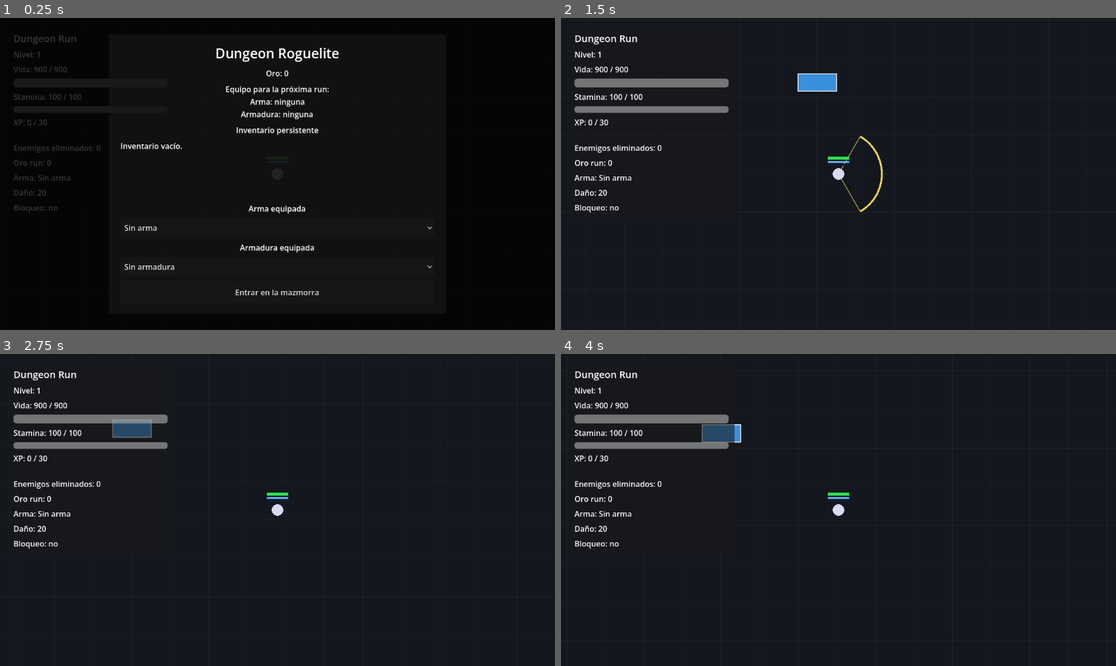
Above: before the commit, frames 1-4 (two rows, left to right).
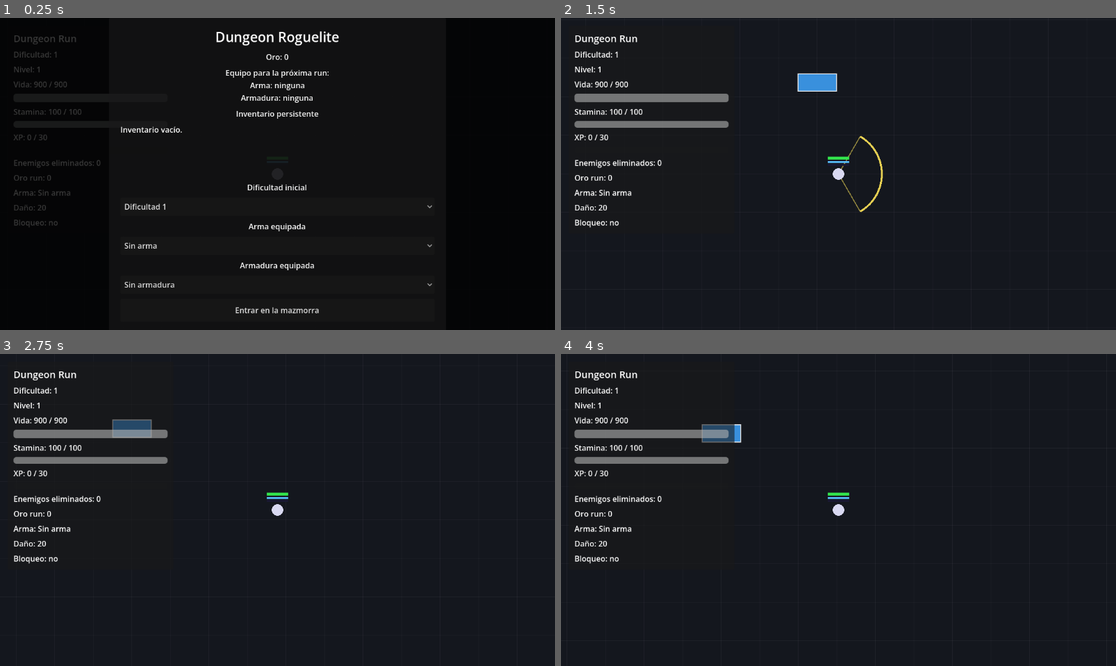
Above: after the commit, the same moments.

Repository: sergioHdz77/Dungeon-Project
Game: Godot game, scene res://scenes/core/main.tscn
The game is run twice, just before and just after one commit, with the same random seed, the same clock (stepped at 60 frames per second) and the same inputs.
Inputs:
- Up to frame 1 (0.25 s): no input
- Up to frame 2 (1.5 s): click "Entrar en la mazmorra" at 0.5 s; tap Enter at 1.25 s; hold D (move_right) from 1.28 s (still down); tap Space (attack) at 1.35 s
- Up to frame 3 (2.75 s): keep holding D (move_right); tap W (move_up) at 1.52, 2.27 s; tap Shift (block) at 2.1 s
- Up to frame 4 (4 s): release D (move_right) at 2.78 s; hold A (move_left) 2.78-3.53 s; tap E (interact) at 2.85 s; hold D (move_right) from 3.53 s (still down); tap Space (attack) at 3.6 s; tap W (move_up) at 3.77 s

The runs differ from the first frame. In frame 1, 4.0% of the frame differs, in the area x 2-78%, y 4-95%; in frame 2, 3.8%; in frame 3, 3.8%; in frame 4, 3.8%.

Commit message:
difficulty select

Diff:
--- a/scripts/core/main.gd
+++ b/scripts/core/main.gd
@@ -14,13 +14,21 @@
 # Estado de la run actual.
 var run_active: bool = false
 
+# Dificultad elegida en el menú para empezar una cadena de mazmorras.
+var selected_starting_difficulty: int = 1
+
+# Dificultad actual dentro de la cadena.
+var current_difficulty: int = 1
+
+# Dificultad máxima seleccionable desde el menú.
+# Más adelante puede depender de progreso/desbloqueos.
+var max_starting_difficulty: int = 3
+
 # Loot conseguido durante la run actual.
 # Si el jugador gana, pasa al inventario persistente.
 # Si el jugador muere, se pierde.
 var run_loot: Array[Dictionary] = []
 
-var current_difficulty: int = 1
-
 func _ready() -> void:
 	randomize()
 
@@ -68,6 +76,9 @@
 
 		if start_screen.has_signal("armor_selected"):
 			start_screen.armor_selected.connect(_on_armor_selected)
+
+		if start_screen.has_signal("difficulty_selected"):
+			start_screen.difficulty_selected.connect(_on_difficulty_selected)
 
 	if dungeon_complete_screen != null:
 		if dungeon_complete_screen.has_signal("return_home_pressed"):
@@ -108,7 +119,9 @@
 				weapon_options,
 				selected_weapon_id,
 				armor_options,
-				selected_armor_id
+				selected_armor_id,
+				selected_starting_difficulty,
+				max_starting_difficulty
 			)
 		else:
 			start_screen.visible = true
@@ -147,9 +160,8 @@
 	get_tree().paused = false
 	run_active = true
 
-	# La cadena de mazmorras empieza en dificultad 1.
-	# Más adelante esto vendrá de un selector de dificultad en el menú.
-	current_difficulty = 1
+	# La cadena de mazmorras empieza en la dificultad elegida.
+	current_difficulty = selected_starting_difficulty
 
 	# El loot temporal siempre empieza vacío al iniciar una cadena nueva.
 	run_loot.clear()
@@ -491,7 +503,8 @@
 		hud.update_hud(
 			player,
 			0,
-			0
+			0,
+			current_difficulty
 		)
 
 
@@ -642,3 +655,13 @@
 	var weapon_name: String = ItemDatabase.get_item_name(selected_weapon_id)
 
 	return "Equipo para la próxima run:\nArma: %s" % weapon_name
+
+
+func _on_difficulty_selected(difficulty: int) -> void:
+	selected_starting_difficulty = clamp(
+		difficulty,
+		1,
+		max_starting_difficulty
+	)
+
+	show_start_screen()
--- a/scripts/ui/dungeon_complete_screen.gd
+++ b/scripts/ui/dungeon_complete_screen.gd
@@ -36,18 +36,18 @@
 	overlay.add_child(center_container)
 
 	var panel := PanelContainer.new()
-	panel.custom_minimum_size = Vector2(680, 420)
+	panel.custom_minimum_size = Vector2(720, 520)
 	center_container.add_child(panel)
 
 	var margin := MarginContainer.new()
 	margin.add_theme_constant_override("margin_left", 28)
 	margin.add_theme_constant_override("margin_right", 28)
-	margin.add_theme_constant_override("margin_top", 28)
-	margin.add_theme_constant_override("margin_bottom", 28)
+	margin.add_theme_constant_override("margin_top", 24)
+	margin.add_theme_constant_override("margin_bottom", 24)
 	panel.add_child(margin)
 
 	var vbox := VBoxContainer.new()
-	vbox.add_theme_constant_override("separation", 18)
+	vbox.add_theme_constant_override("separation", 14)
 	margin.add_child(vbox)
 
 	var title := Label.new()
@@ -56,20 +56,28 @@
 	title.add_theme_font_size_override("font_size", 30)
 	vbox.add_child(title)
 
+	# El texto largo va dentro de un scroll para que no empuje los botones.
+	var info_scroll := ScrollContainer.new()
+	info_scroll.custom_minimum_size = Vector2(640, 270)
+	info_scroll.horizontal_scroll_mode = ScrollContainer.SCROLL_MODE_DISABLED
+	info_scroll.vertical_scroll_mode = ScrollContainer.SCROLL_MODE_AUTO
+	vbox.add_child(info_scroll)
+
 	info_label = Label.new()
 	info_label.horizontal_alignment = HORIZONTAL_ALIGNMENT_CENTER
 	info_label.autowrap_mode = TextServer.AUTOWRAP_WORD_SMART
-	vbox.add_child(info_label)
+	info_label.size_flags_horizontal = Control.SIZE_EXPAND_FILL
+	info_scroll.add_child(info_label)
 
 	var return_button := Button.new()
 	return_button.text = "Volver a casa y asegurar recompensas"
-	return_button.custom_minimum_size = Vector2(440, 52)
+	return_button.custom_minimum_size = Vector2(460, 50)
 	return_button.pressed.connect(_on_return_button_pressed)
 	vbox.add_child(return_button)
 
 	var portal_button := Button.new()
 	portal_button.text = "Abrir portal a una mazmorra más difícil"
-	portal_button.custom_minimum_size = Vector2(440, 52)
+	portal_button.custom_minimum_size = Vector2(460, 50)
 	portal_button.pressed.connect(_on_portal_button_pressed)
 	vbox.add_child(portal_button)
 
@@ -83,7 +91,7 @@
 	if loot_text.is_empty():
 		loot_text = "- Ninguno"
 
-	info_label.text = "Has completado la mazmorra de dificultad %s.\n\nRecompensas en riesgo:\nOro acumulado: %s\nLoot acumulado:\n%s\n\nPuedes volver a casa para guardar todo, o abrir un portal a dificultad %s.\nSi mueres después, perderás todo lo acumulado y el equipo equipado." % [
+	info_label.text = "Has completado la mazmorra de dificultad %s.\n\nRECOMPENSAS EN RIESGO\nOro acumulado: %s\nLoot acumulado:\n%s\n\nOPCIONES\nVolver a casa:\n- Guardas todo el loot acumulado.\n- Guardas todo el oro acumulado.\n- Conservas el equipo equipado.\n\nAbrir portal:\n- Entras en una mazmorra de dificultad %s.\n- Las recompensas serán mejores.\n- Nada se guarda todavía.\n- Si mueres, pierdes equipo equipado, loot acumulado y oro acumulado." % [
 		current_difficulty,
 		run_gold,
 		loot_text,
--- a/scripts/ui/hud_ui.gd
+++ b/scripts/ui/hud_ui.gd
@@ -8,6 +8,7 @@
 # para no tener que tocar Main todavía, pero ignora remaining_time y meta_savings.
 
 var title_label: Label = null
+var difficulty_label: Label = null
 var level_label: Label = null
 var kills_label: Label = null
 var run_gold_label: Label = null
@@ -41,7 +42,7 @@
 	root.offset_left = 16
 	root.offset_top = 16
 	root.offset_right = 360
-	root.offset_bottom = 360
+	root.offset_bottom = 380
 	add_child(root)
 
 	# Panel de fondo del HUD.
@@ -66,6 +67,10 @@
 	title_label.add_theme_font_size_override("font_size", 20)
 	vbox.add_child(title_label)
 
+	difficulty_label = Label.new()
+	difficulty_label.add_theme_font_size_override("font_size", 16)
+	vbox.add_child(difficulty_label)
+
 	level_label = Label.new()
 	vbox.add_child(level_label)
 
@@ -112,7 +117,12 @@
 	vbox.add_child(block_label)
 
 
-func update_hud(player: Node, _remaining_time: int, _meta_savings: int) -> void:
+func update_hud(
+	player: Node,
+	_remaining_time: int,
+	_meta_savings: int,
+	current_difficulty: int = 1
+) -> void:
 	# Seguridad: si la UI todavía no se ha construido, no actualizamos.
 	if health_bar == null or stamina_bar == null or xp_bar == null:
 		return
@@ -136,6 +146,8 @@
 	var damage: float = _get_float_from_player(player, "get_attack_damage", 0.0)
 	var weapon_name: String = _get_string_from_player(player, "get_equipped_weapon_name", "Sin arma")
 	var is_blocking: bool = _get_is_blocking(player)
+
+	difficulty_label.text = "Dificultad: %s" % current_difficulty
 
 	level_label.text = "Nivel: %s" % level
 	kills_label.text = "Enemigos eliminados: %s" % kills
--- a/scripts/ui/start_screen.gd
+++ b/scripts/ui/start_screen.gd
@@ -1,17 +1,19 @@
 extends CanvasLayer
 
 # Pantalla inicial del juego.
-# Muestra oro, inventario persistente y permite elegir equipo.
+# Muestra oro, inventario persistente, permite elegir equipo y dificultad inicial.
 
 signal start_pressed
 signal weapon_selected(item_id: String)
 signal armor_selected(item_id: String)
+signal difficulty_selected(difficulty: int)
 
 var overlay: Control = null
 var gold_label: Label = null
 var equipment_label: Label = null
 var inventory_label: Label = null
 
+var difficulty_option_button: OptionButton = null
 var weapon_option_button: OptionButton = null
 var armor_option_button: OptionButton = null
 
@@ -41,7 +43,7 @@
 	overlay.add_child(center_container)
 
 	var panel := PanelContainer.new()
-	panel.custom_minimum_size = Vector2(700, 520)
+	panel.custom_minimum_size = Vector2(700, 580)
 	center_container.add_child(panel)
 
 	var margin := MarginContainer.new()
@@ -76,7 +78,7 @@
 	vbox.add_child(inventory_title)
 
 	var inventory_scroll := ScrollContainer.new()
-	inventory_scroll.custom_minimum_size = Vector2(620, 120)
+	inventory_scroll.custom_minimum_size = Vector2(620, 110)
 	inventory_scroll.horizontal_scroll_mode = ScrollContainer.SCROLL_MODE_DISABLED
 	inventory_scroll.vertical_scroll_mode = ScrollContainer.SCROLL_MODE_AUTO
 	vbox.add_child(inventory_scroll)
@@ -85,6 +87,16 @@
 	inventory_label.autowrap_mode = TextServer.AUTOWRAP_WORD_SMART
 	inventory_label.size_flags_horizontal = Control.SIZE_EXPAND_FILL
 	inventory_scroll.add_child(inventory_label)
+
+	var difficulty_title := Label.new()
+	difficulty_title.text = "Dificultad inicial"
+	difficulty_title.horizontal_alignment = HORIZONTAL_ALIGNMENT_CENTER
+	vbox.add_child(difficulty_title)
+
+	difficulty_option_button = OptionButton.new()
+	difficulty_option_button.custom_minimum_size = Vector2(420, 38)
+	difficulty_option_button.item_selected.connect(_on_difficulty_option_selected)
+	vbox.add_child(difficulty_option_button)
 
 	var weapon_title := Label.new()
 	weapon_title.text = "Arma equipada"
@@ -120,16 +132,37 @@
 	weapon_options: Array[Dictionary],
 	selected_weapon_id: String,
 	armor_options: Array[Dictionary],
-	selected_armor_id: String
+	selected_armor_id: String,
+	selected_difficulty: int,
+	max_starting_difficulty: int
 ) -> void:
 	gold_label.text = "Oro: %s" % gold
 	equipment_label.text = equipment_text
 	inventory_label.text = inventory_text
 
+	refresh_difficulty_options(selected_difficulty, max_starting_difficulty)
 	refresh_weapon_options(weapon_options, selected_weapon_id)
 	refresh_armor_options(armor_options, selected_armor_id)
 
 	overlay.visible = true
+
+
+func refresh_difficulty_options(selected_difficulty: int, max_starting_difficulty: int) -> void:
+	difficulty_option_button.clear()
+
+	var safe_max_difficulty: int = max(1, max_starting_difficulty)
+	var selected_index: int = 0
+
+	for difficulty in range(1, safe_max_difficulty + 1):
+		var index: int = difficulty_option_button.item_count
+
+		difficulty_option_button.add_item("Dificultad %s" % difficulty)
+		difficulty_option_button.set_item_metadata(index, difficulty)
+
+		if difficulty == selected_difficulty:
+			selected_index = index
+
+	difficulty_option_button.select(selected_index)
 
 
 func refresh_weapon_options(weapon_options: Array[Dictionary], selected_weapon_id: String) -> void:
@@ -186,6 +219,11 @@
 	overlay.visible = false
 
 
+func _on_difficulty_option_selected(index: int) -> void:
+	var difficulty: int = int(difficulty_option_button.get_item_metadata(index))
+	difficulty_selected.emit(difficulty)
+
+
 func _on_weapon_option_selected(index: int) -> void:
 	var item_id: String = str(weapon_option_button.get_item_metadata(index))
 	weapon_selected.emit(item_id)
